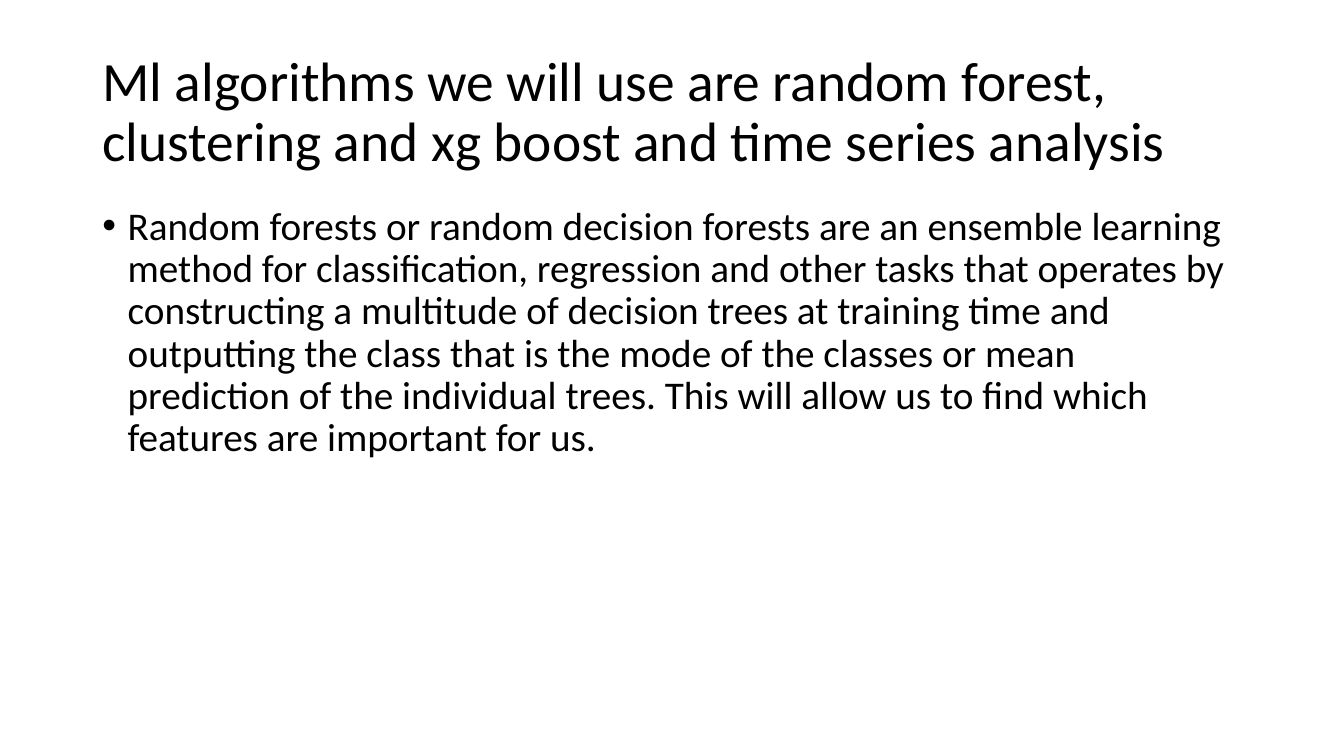
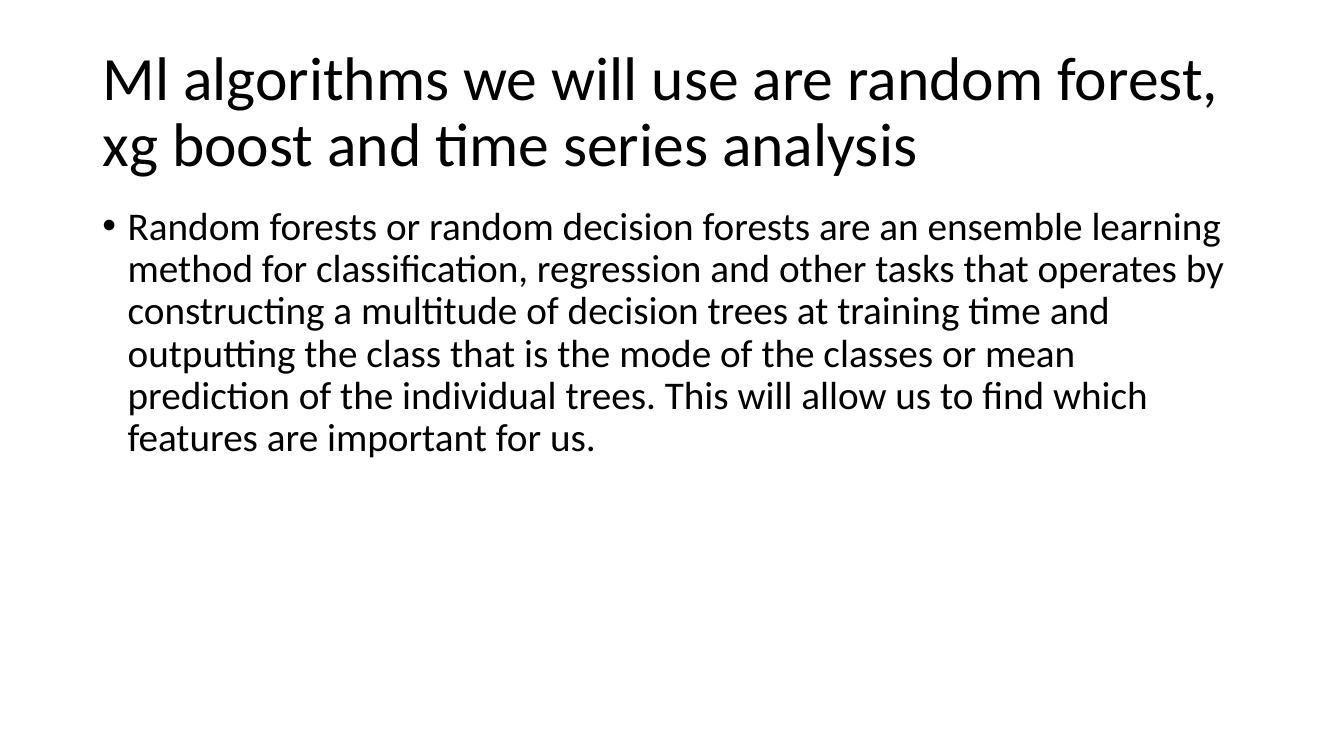
Before and after one commit to ogegulec/EC-48W-Summer-2019, a slide deck: slide 8 of FinalProjects/Group The Five Horsemen/dataexpreport.pptx (slide 7 before the commit). Drawn at 1344x756 pixels with LibreOffice and Linux fonts; fonts in the diff are those of the drawing. Boxes give left, top, right and bottom in pixels: in the first picture for what was removed or moved away, otherwise in the second. Text is boxed around its words. In the diff, an @@ line names an element or a change of style, - is before the commit and + after.

```diff
--- a/FinalProjects/Group The Five Horsemen/dataexpreport.pptx
+++ b/FinalProjects/Group The Five Horsemen/dataexpreport.pptx
@@ title at (102, 57, 1218, 177): text changed; size 39.6 to 44 pt @@
-Ml algorithms we will use are random forest,
-clustering and xg boost and time series analysis
+Ml algorithms we will use are random forest, xg boost and time series analysis
```
Also in this commit, not shown: 5 other slides changed, 1 slide added.
